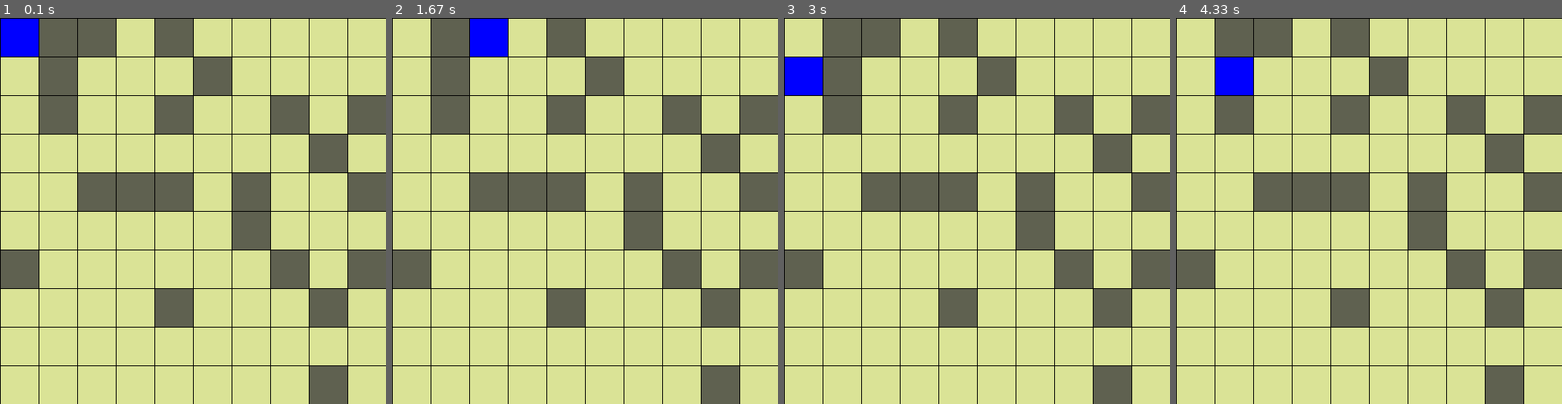
Above: before the commit, frames 1-4 (left to right).
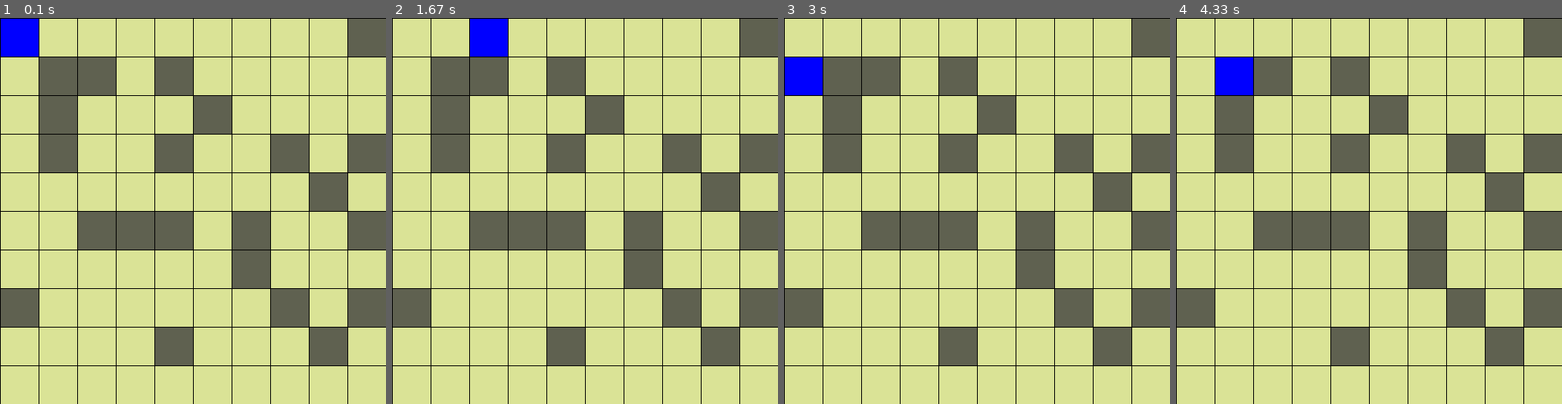
Above: after the commit, the same moments.

Repository: WallAshing/Pygame_labyrith
Game: pygame game, started from python.py
The game is run twice, just before and just after one commit, with the same random seed, the same clock (stepped at 60 frames per second) and the same inputs.
Inputs:
- Up to frame 1 (0.1 s): no input
- Up to frame 2 (1.67 s): hold Right 0.33-0.8 s; hold Right 1.17-1.63 s
- Up to frame 3 (3 s): hold Left 1.67-2.2 s; hold Down 2.23-2.53 s; hold Left 2.57-2.97 s
- Up to frame 4 (4.33 s): hold Up 3-3.37 s; hold Right 3.4-4.03 s; hold Down from 4.07 s (still down)

The runs differ from the first frame. In frame 1, 36% of the frame differs, in the area x 0-100%, y 0-100%; in frame 2, 36%; in frame 3, 36%; in frame 4, 36%.

Commit message:
added spawn point

Diff:
--- a/createNewMap.py
+++ b/createNewMap.py
@@ -16,7 +16,10 @@
     for i in range(variables.mapSize) :
 					map.append([])
 					for j in range(variables.mapSize) :
-						if random.randint(1, 4) != 1 :
+						if i == 0 and j == 0 :
+							map[i].append(0)
+							print("Spawn created !")
+						elif random.randint(1, 4) != 1 :
 							map[i].append(0)
 						else :
 							map[i].append(1)
